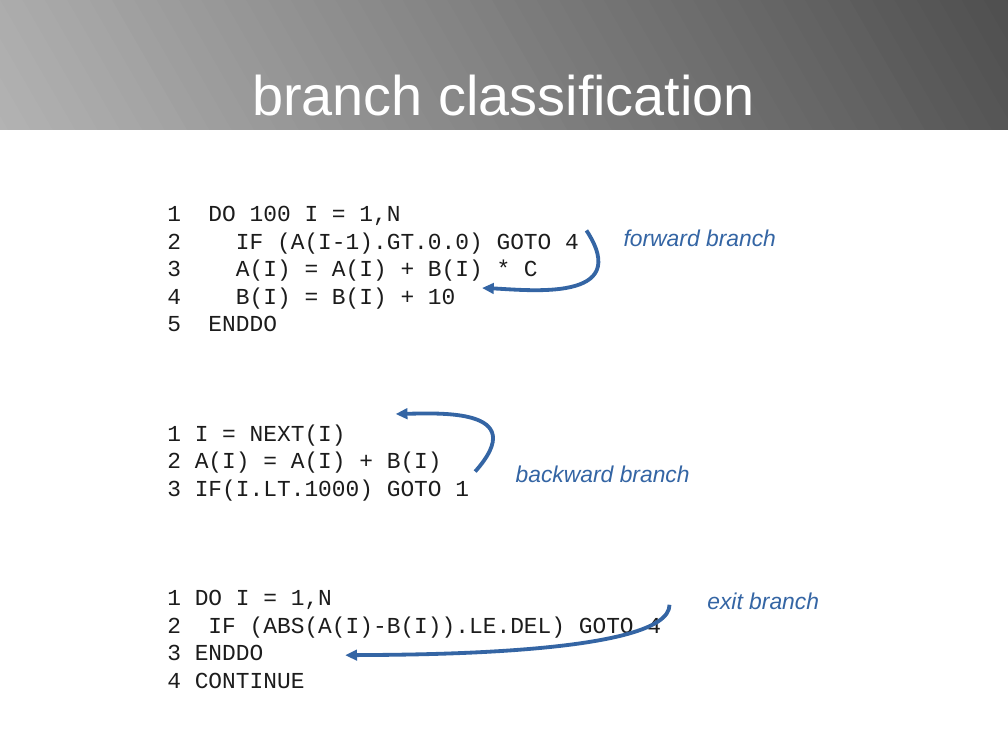
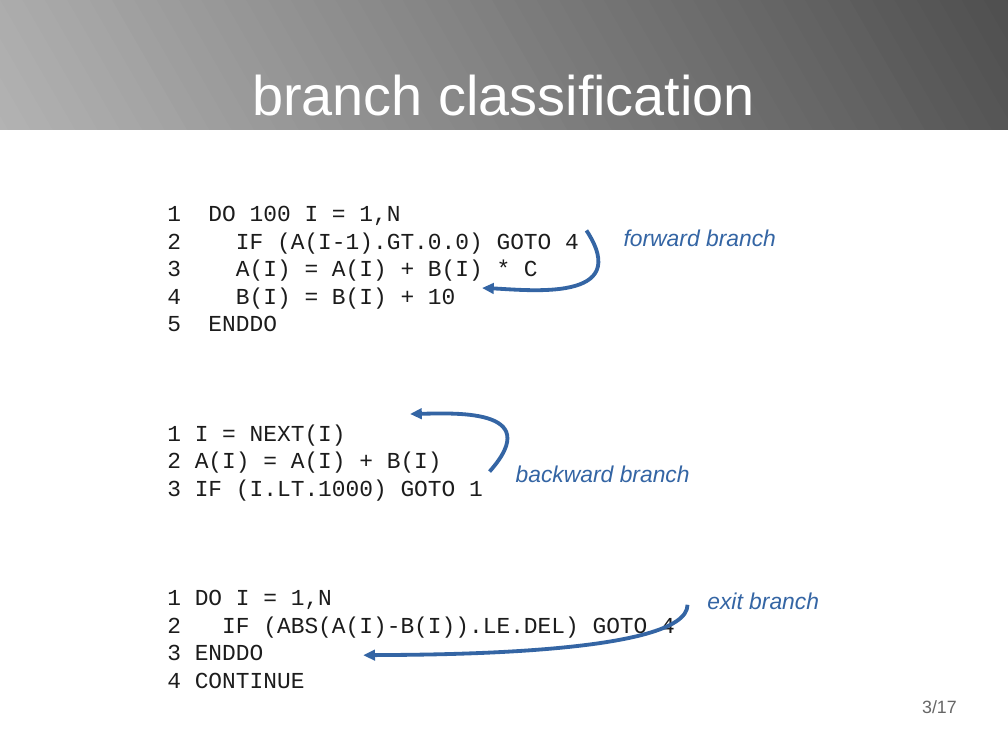
Before and after one commit to poncovka/vype-compiler, a slide deck: slide 3 of presentation/presentation.odp. Drawn at 1008x756 pixels with LibreOffice and Linux fonts; fonts in the diff are those of the drawing. Boxes give left, top, right and bottom in pixels: in the first picture for what was removed or moved away, otherwise in the second. Text is boxed around its words. In the diff, an @@ line names an element or a change of style, - is before the commit and + after.

```diff
--- a/presentation/presentation.odp
+++ b/presentation/presentation.odp
@@ freeform shape: place and size @@
-freeform shape at bbox=[396, 413, 489, 471]
+freeform shape at bbox=[411, 413, 504, 471]
@@ text at bbox=[167, 479, 483, 501]: spaces changed @@
-3 IF(I.LT.1000) GOTO 1
+3 IF (I.LT.1000) GOTO 1
@@ freeform shape: place and size @@
-freeform shape at bbox=[346, 605, 670, 655]
+freeform shape at bbox=[364, 605, 688, 655]
@@ page number added at bbox=[922, 700, 957, 713], 14 pt, text #666666 @@
+3/17
```
Also in this commit, not shown: 3 other slides changed, 12 slides added, 8 slides removed, 1 other file.
